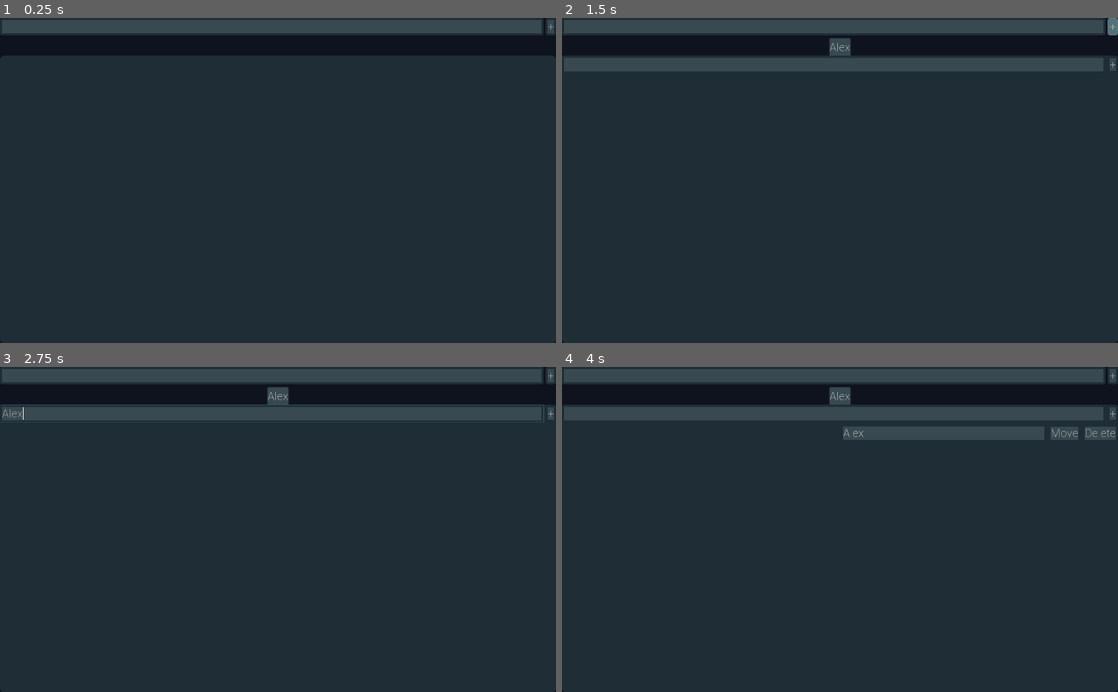
Above: before the commit, frames 1-4 (two rows, left to right).
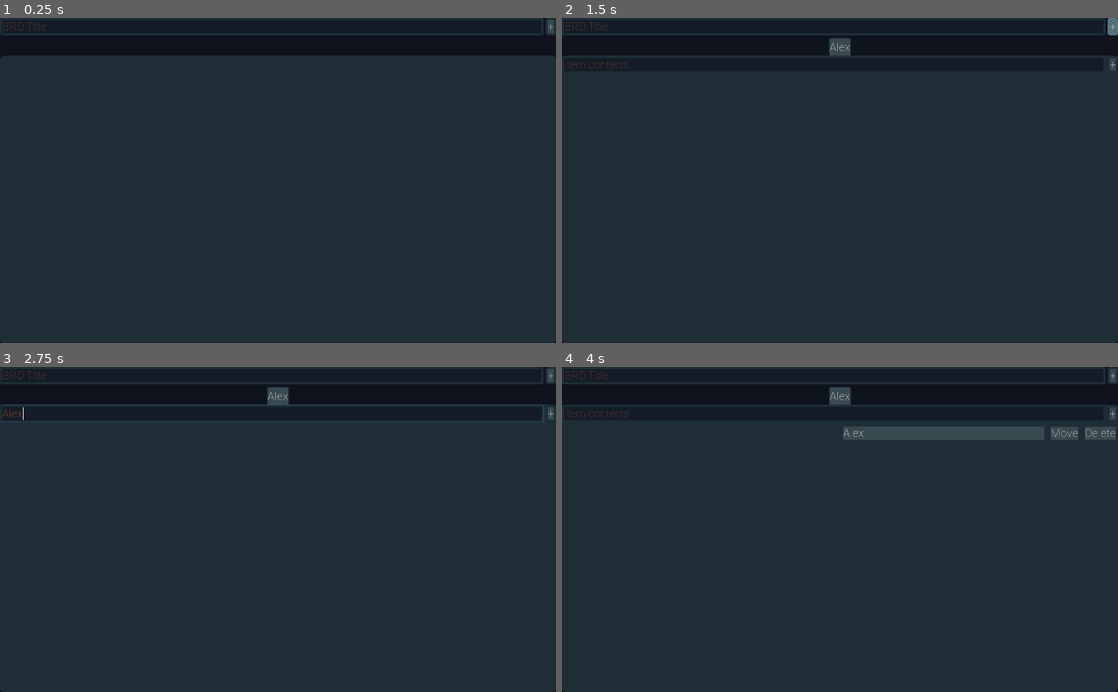
Above: after the commit, the same moments.

Repository: FunNoober/BRD-Sharp
Game: Godot game, scene res://assets/scenes/Main.tscn
Two runs of this game, one before a commit and one after it. Both use one fixed random seed, a clock stepped at 60 frames per second and the inputs below.
Inputs (mouse positions are in pixels of both pictures, inside the frame that each line leads up to):
- Up to frame 1 (0.25 s): no input
- Up to frame 2 (1.5 s): click (834, 27) at 0.52 s; type "Alex" at 0.6 s; click "+" at 1.25 s
- Up to frame 3 (2.75 s): click (272, 412) at 2.02 s; type "Alex" at 2.1 s
- Up to frame 4 (4 s): click "+" at 2.75 s; click "Move" at 3.5 s

The runs differ from the first frame. In frame 1, 3.9% of the frame differs, in the area x 0-98%, y 0-5%; in frame 2, 8.1%, in the area x 0-98%, y 0-17%; in frame 3, 8.1%; in frame 4, 8.1%.

Commit message:
Small UI Changes to Improve Readability
-Added placeholder text to help guide new users.
-Made text a bright, red to contrast with the dark background
-Made text background darker

Diff:
--- a/assets/prefabs/NewBRD.tscn
+++ b/assets/prefabs/NewBRD.tscn
@@ -23,6 +23,7 @@
 margin_right = 1001.0
 margin_bottom = 32.0
 size_flags_horizontal = 3
+placeholder_text = "Item contents"
 
 [node name="AddItemButton" type="Button" parent="VBoxContainer/HBoxContainer"]
 margin_left = 1005.0
--- a/assets/scenes/Main.tscn
+++ b/assets/scenes/Main.tscn
@@ -26,6 +26,7 @@
 margin_bottom = 32.0
 size_flags_horizontal = 3
 size_flags_vertical = 3
+placeholder_text = "BRD Title"
 
 [node name="AddBRDButton" type="Button" parent="MainContainer/TopMainBar"]
 margin_left = 1005.0
--- a/assets/themes/MainTheme.tres
+++ b/assets/themes/MainTheme.tres
@@ -49,7 +49,7 @@
 corner_radius_bottom_left = 4
 
 [sub_resource type="StyleBoxFlat" id=5]
-bg_color = Color( 0.223529, 0.290196, 0.313726, 1 )
+bg_color = Color( 0.0823529, 0.113725, 0.156863, 1 )
 border_width_left = 4
 border_width_top = 4
 border_width_right = 4
@@ -97,6 +97,7 @@
 Button/styles/normal = SubResource( 2 )
 Button/styles/pressed = SubResource( 4 )
 Label/styles/normal = SubResource( 6 )
+LineEdit/colors/font_color = Color( 0.811765, 0.341176, 0.235294, 1 )
 LineEdit/styles/normal = SubResource( 5 )
 TabContainer/styles/panel = SubResource( 7 )
 TabContainer/styles/tab_bg = SubResource( 8 )
